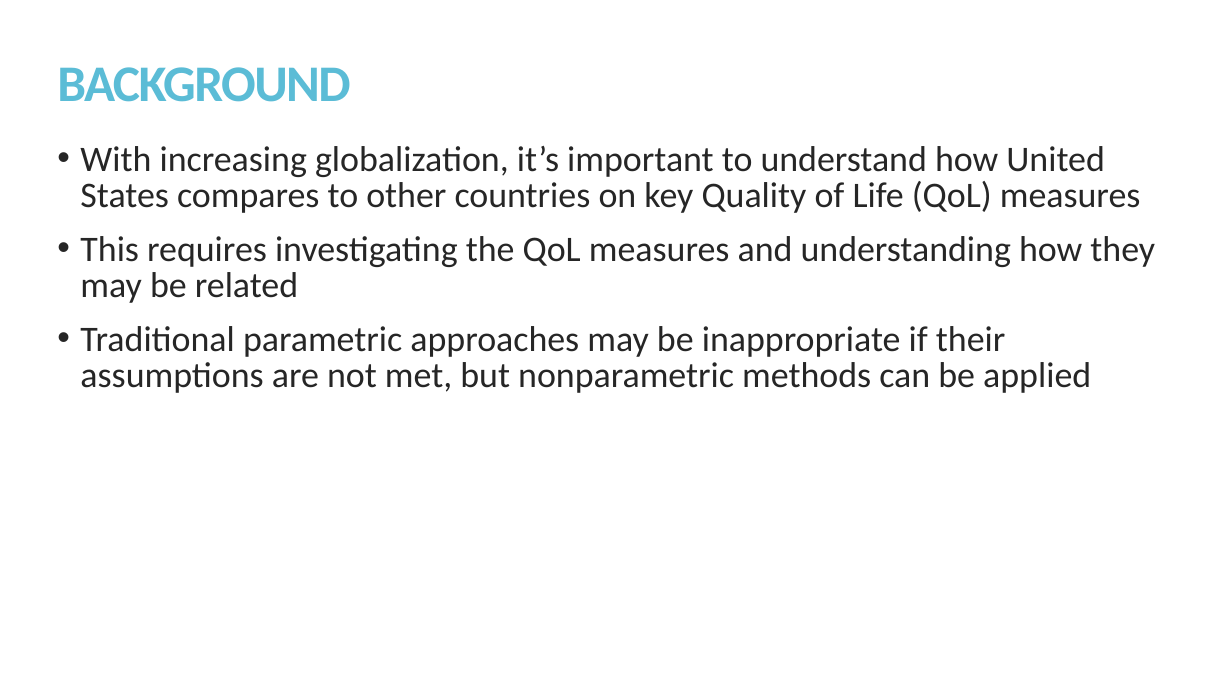
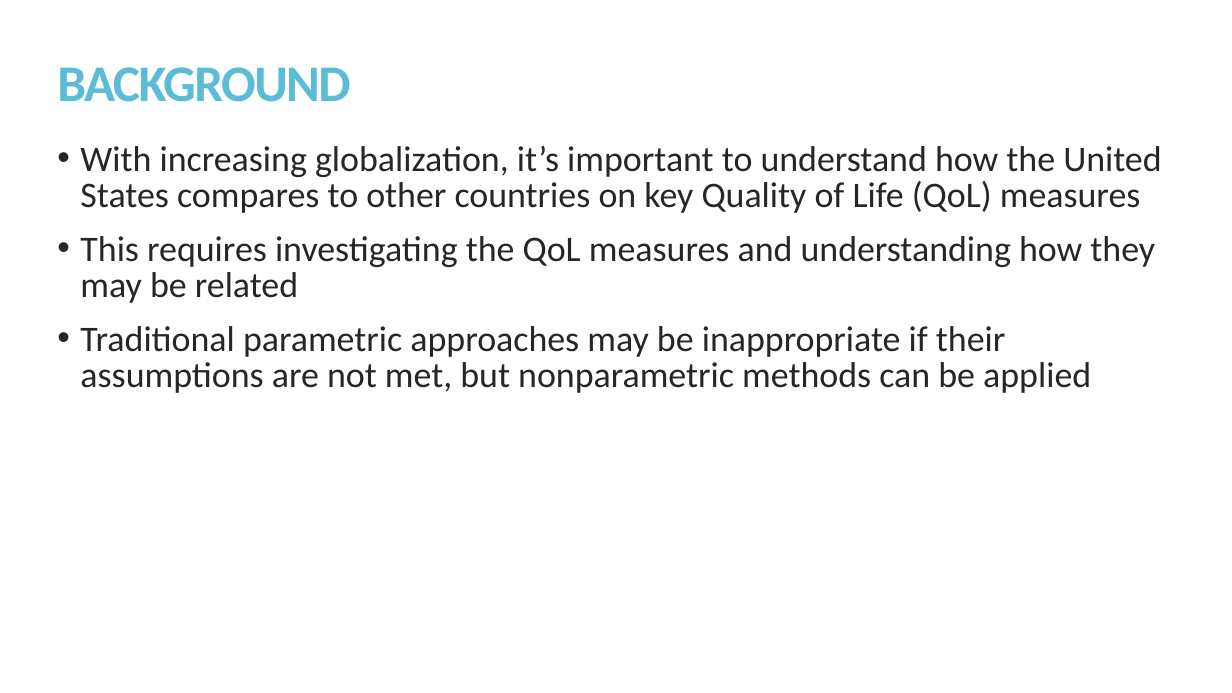
Before and after one commit to kmprioliPROF/MAT_8452_Final_Project, a slide deck: slide 2 of Prioli_Final_Proj.pptx. Drawn at 1232x693 pixels with LibreOffice and Linux fonts; fonts in the diff are those of the drawing. Boxes give left, top, right and bottom in pixels: in the first picture for what was removed or moved away, otherwise in the second. Text is boxed around its words. In the diff, an @@ line names an element or a change of style, - is before the commit and + after.

```diff
--- a/Prioli_Final_Proj.pptx
+++ b/Prioli_Final_Proj.pptx
@@ text at bbox=[80, 146, 1161, 213]: text changed @@
-• With increasing globalization, it’s important to understand how United States compares to other countries on key Quality of Life (QoL) measures
+• With increasing globalization, it’s important to understand how the United States compares to other countries on key Quality of Life (QoL) measures
```
Also in this commit, not shown: 8 other slides changed, 2 other files.
